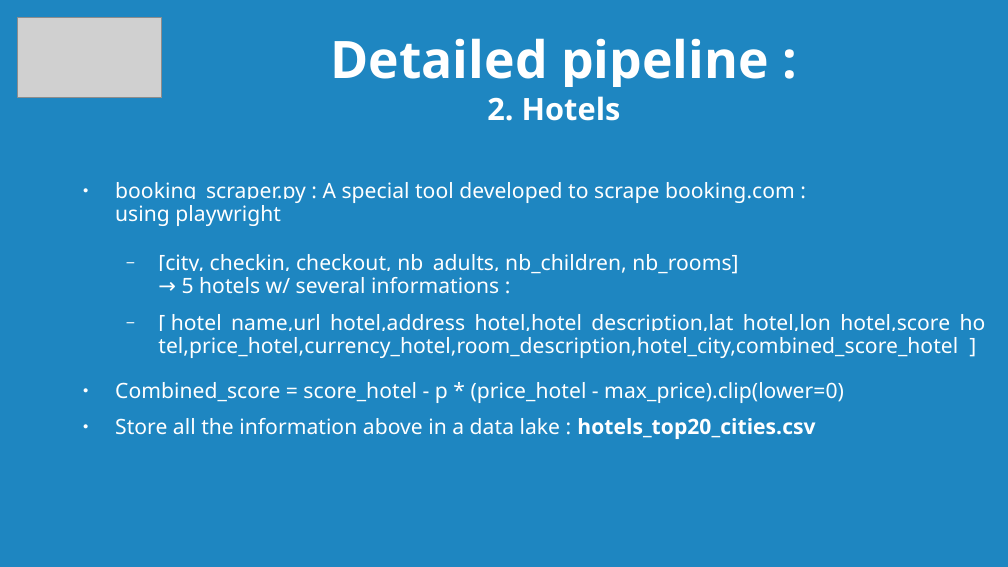
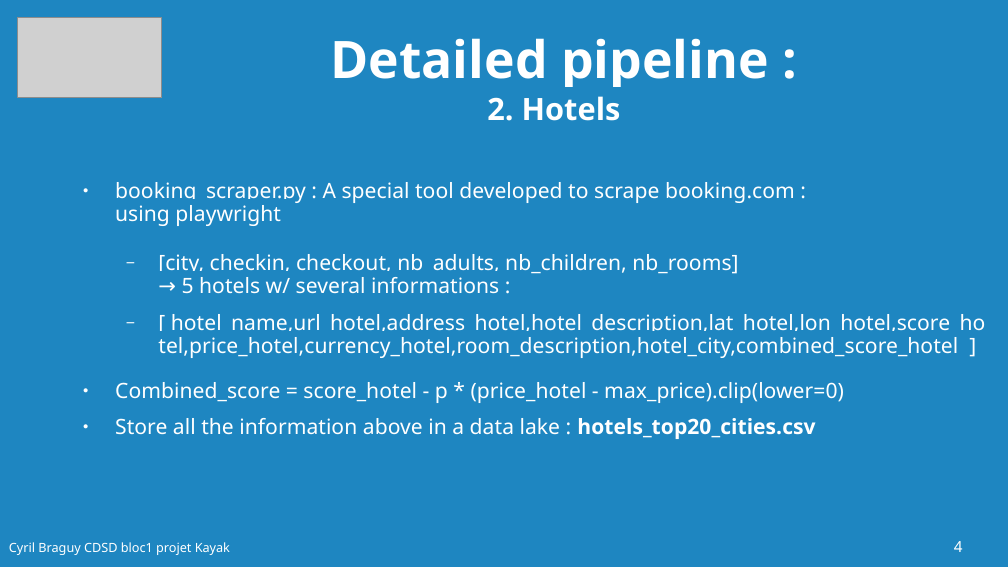
Before and after one commit to cyrilbraguy/Bl1_kayak, a slide deck: slide 4 of zz_doc/braguy_CDSD_block1_kayak.odp. Drawn at 1008x567 pixels with LibreOffice and Linux fonts; fonts in the diff are those of the drawing; grey boxes stand for pictures. Boxes give left, top, right and bottom in pixels: in the first picture for what was removed or moved away, otherwise in the second. Text is boxed around its words. In the diff, an @@ line names an element or a change of style, - is before the commit and + after.

```diff
--- a/zz_doc/braguy_CDSD_block1_kayak.odp
+++ b/zz_doc/braguy_CDSD_block1_kayak.odp
@@ text added at [9, 542, 230, 555], 10 pt, text #FFFFFF @@
+Cyril Braguy CDSD bloc1 projet Kayak
@@ page number added at [954, 541, 963, 552], 12 pt, text #FFFFFF @@
+4
```
Also in this commit, not shown: 6 other slides changed, 5 other files.
